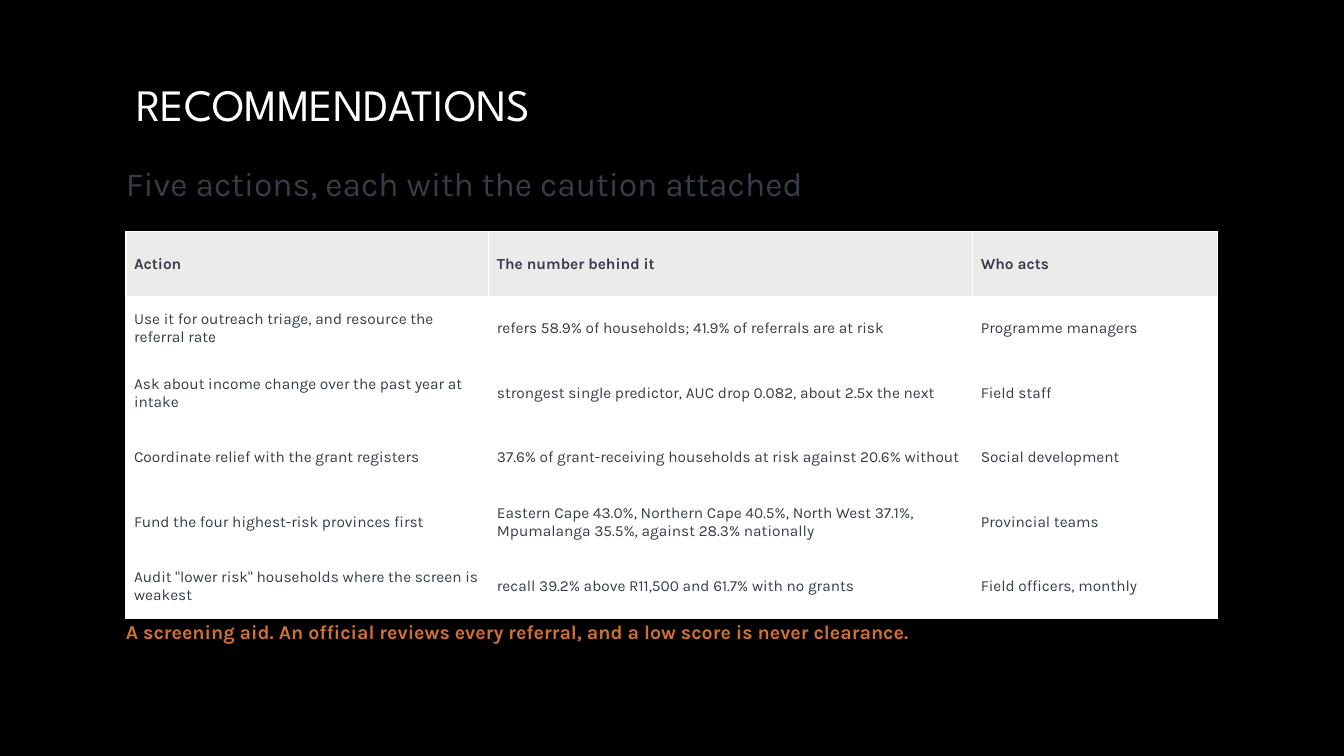
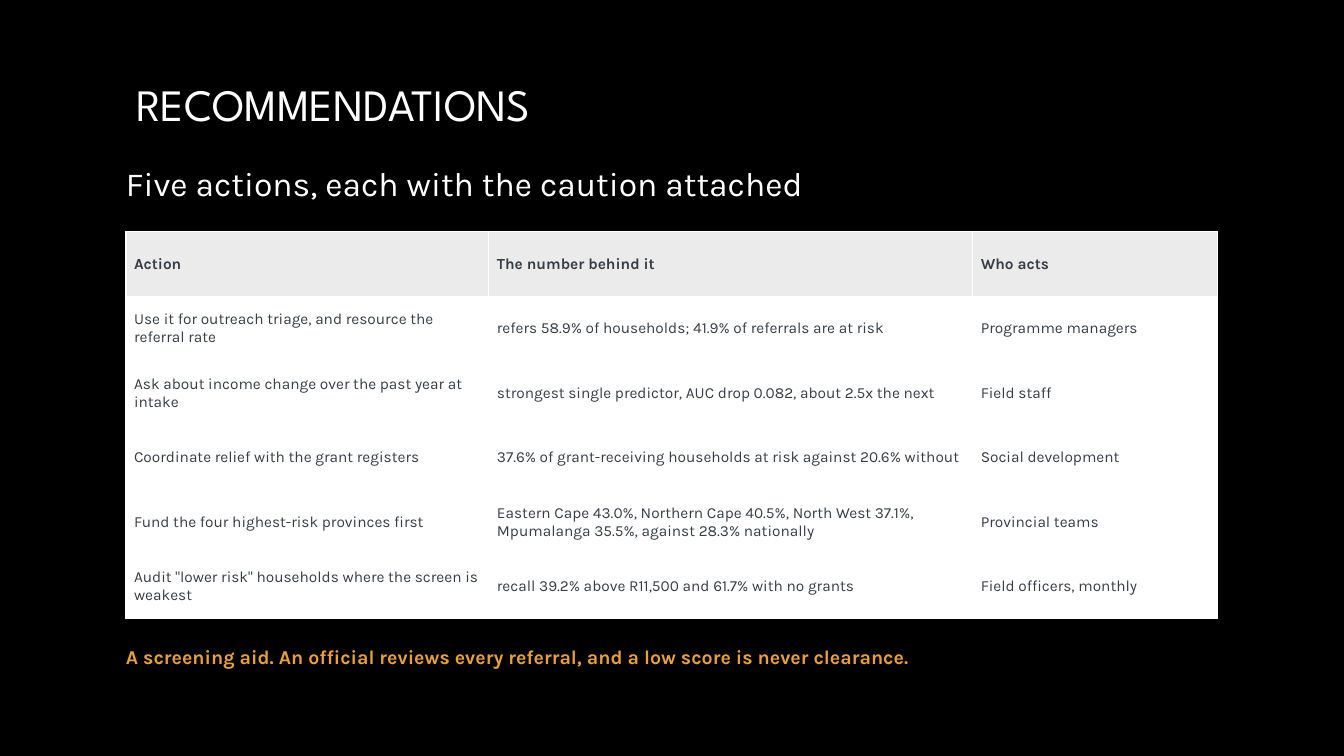
Before and after one commit to timothywubbeling/BIN381, a slide deck: slide 9 of report/M4/BIN381_M4_Slides_Group_P1.pptx. Drawn at 1344x756 pixels with LibreOffice and Linux fonts; fonts in the diff are those of the drawing; background and template pictures are left out. Boxes give left, top, right and bottom in pixels: in the first picture for what was removed or moved away, otherwise in the second. Text is boxed around its words. In the diff, an @@ line names an element or a change of style, - is before the commit and + after.

```diff
--- a/report/M4/BIN381_M4_Slides_Group_P1.pptx
+++ b/report/M4/BIN381_M4_Slides_Group_P1.pptx
@@ text "Five actions, each with the ..." at (x1=126, y1=173, x2=802, y2=200): text colour #363D46 to #FFFFFF @@
@@ text "A screening aid. An official ..." moved from (x1=126, y1=625, x2=909, y2=644) to (x1=126, y1=650, x2=909, y2=669) @@
@@ text "A screening aid. An official ..." at (x1=126, y1=650, x2=909, y2=669): text colour #CF7133 to #E9A039 @@
```
Also in this commit, not shown: 2 other slides changed, 6 other files.
